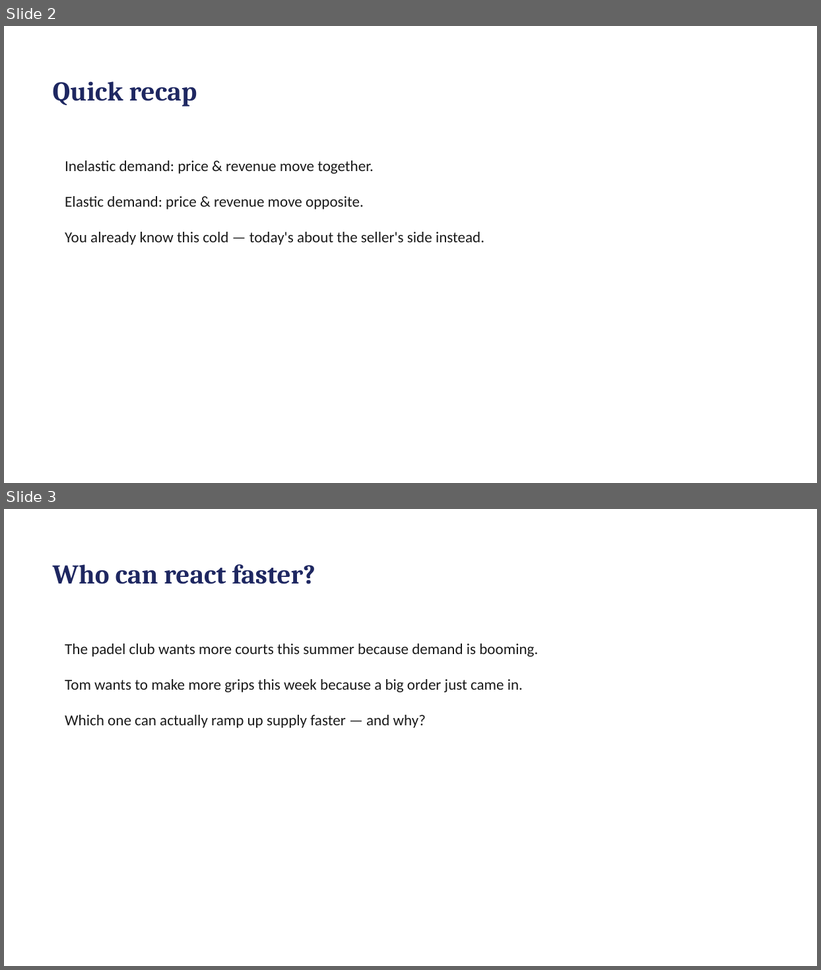
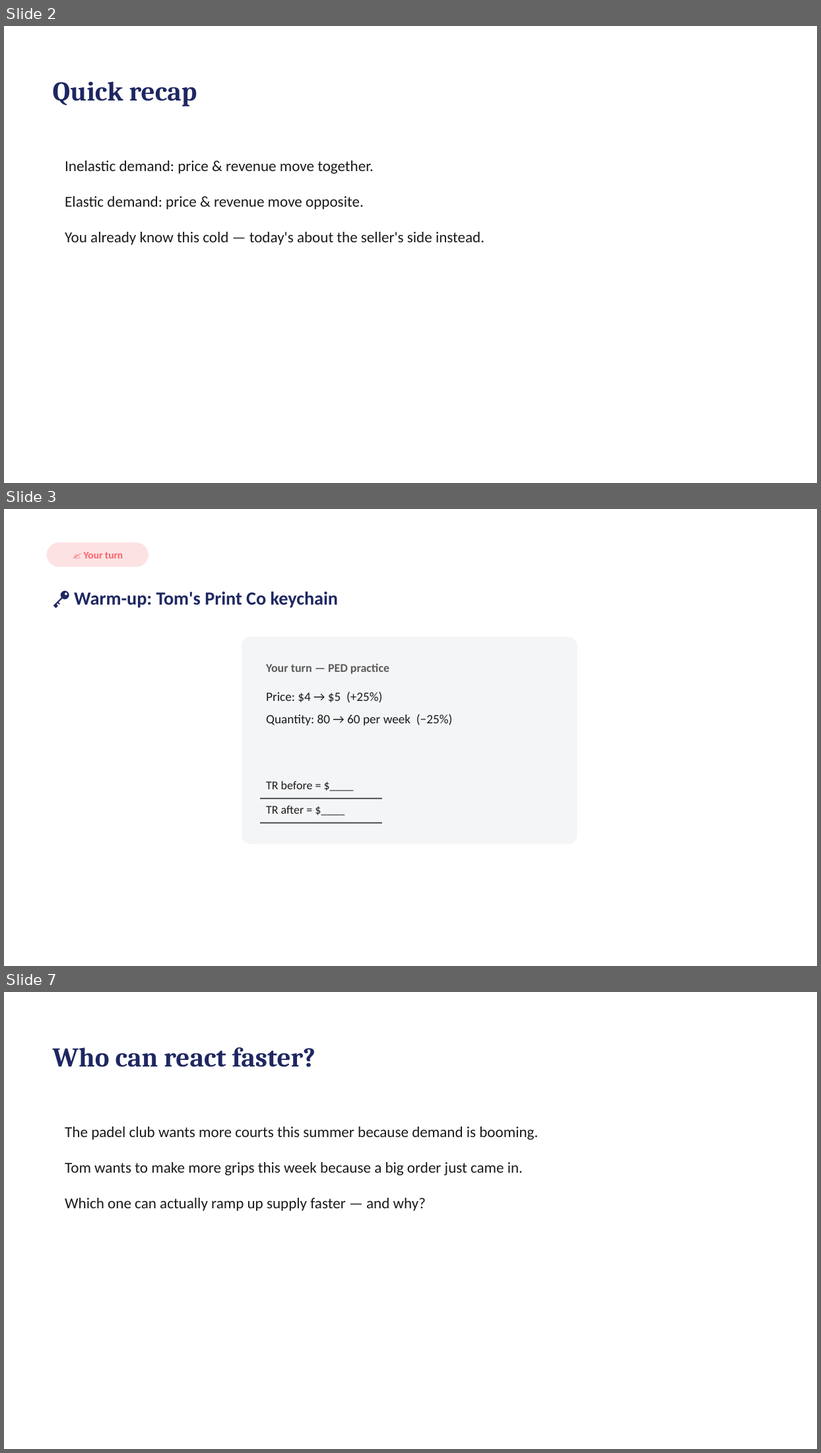
Before and after one commit to rebeccakfurness-boop/selongbayschool-teaching, a slide deck: courses/tom-economics/lessons/lesson-05/slides.pptx. Shown one above the other, each under a label of ours: slides 2 and 3 before the commit, slides 2, 3 and 7 after it; the slides between them are not shown. The pictures are 821x970 and 821x1453 pixels, drawn with LibreOffice and Linux fonts; fonts in the diff are those of the drawing. Boxes give left, top, right and bottom in pixels: in the first picture for what was removed or moved away, otherwise in the second. Text is boxed around its words. In the diff, an @@ line names an element or a change of style, - is before the commit and + after.

```diff
--- a/courses/tom-economics/lessons/lesson-05/slides.pptx
+++ b/courses/tom-economics/lessons/lesson-05/slides.pptx
@@ slide 3 added at [4,509,817,966], background #FFFFFF @@
@@ rounded rectangle added at [47,543,149,567], fill #F96167 at 18% opacity @@
@@ text added at [84,552,123,559], 12 pt, text #F96167, bold @@
+✍️ Your turn
@@ text added at [74,591,339,608], 22 pt, text #1E2761, bold @@
+🔑 Warm-up: Tom's Print Co keychain
@@ rounded rectangle added at [242,637,578,844], fill #F4F5F7 @@
@@ text added at [266,663,389,674], 14 pt, text #5B5B5B, bold @@
+Your turn — PED practice
@@ text added at [266,692,452,725], 15 pt, text #1A1A1A @@
+Price: $4 → $5 (+25%)
+Quantity: 80 → 60 per week (−25%)
@@ text added at [266,781,313,789], 14 pt, text #1A1A1A @@
+TR before = $____
@@ line added from (260, 799) to (382, 799), #5B5B5B 1.5 pt @@
@@ text added at [266,805,304,814], 14 pt, text #1A1A1A @@
+TR after = $____
@@ line added from (260, 823) to (382, 823), #5B5B5B 1.5 pt @@
@@ what was slide 3 is now slide 7 @@
```
Also in this commit, not shown: 2 slides changed, 3 other slides added, 10 other files.
